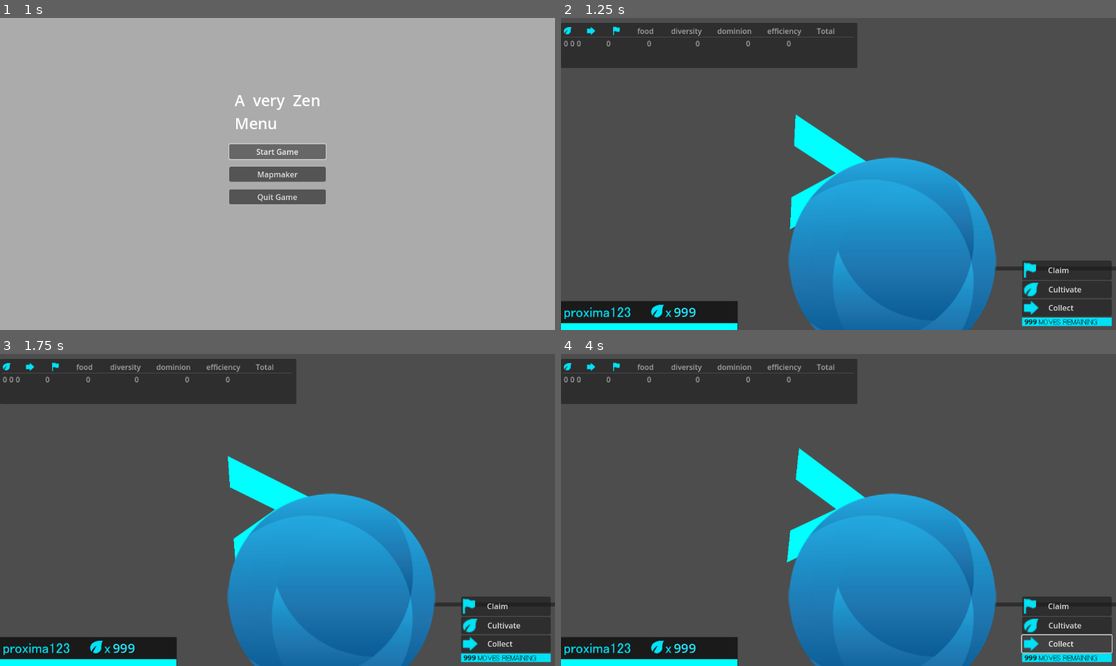
Above: before the commit, frames 1-4 (two rows, left to right).
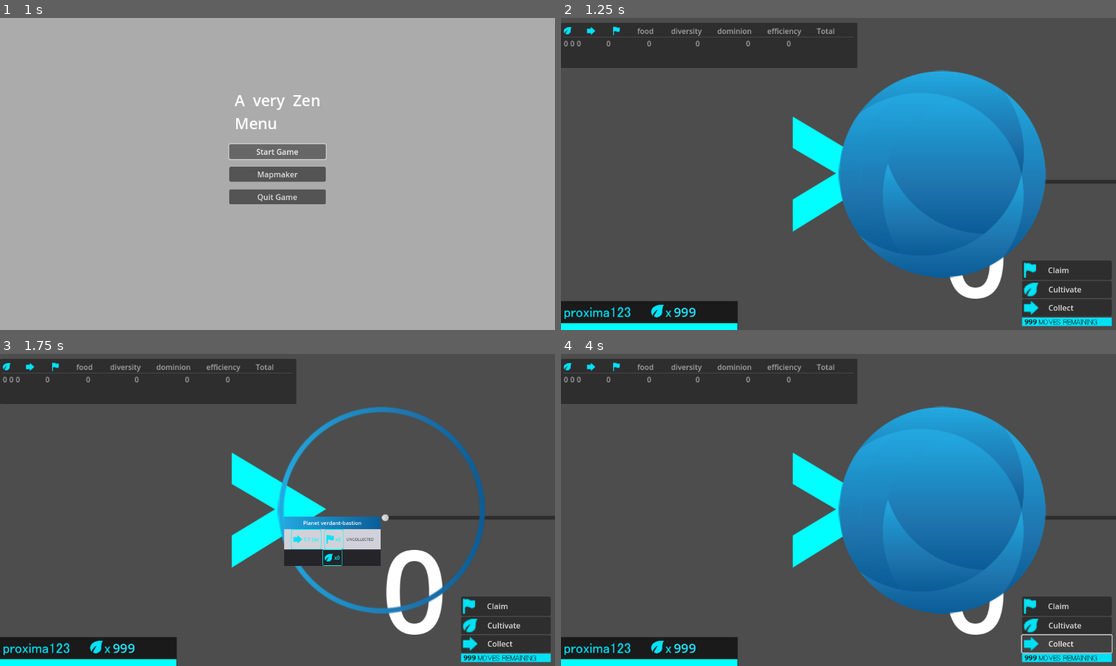
Above: after the commit, the same moments.

Repository: phyto99/Centauri
Game: Godot game, scene res://menu.tscn
Same seed, same stepped clock (60 frames per second), same inputs: the game is played once before the commit and once after it. Sound files missing from this copy of the repository are replaced by a short silence.
Inputs (mouse positions are in pixels of both pictures, inside the frame that each line leads up to):
- Up to frame 1 (1 s): click "Start Game" at 0.5 s
- Up to frame 2 (1.25 s): no input
- Up to frame 3 (1.75 s): tap Enter at 1.25 s; drag from (333, 597) to (277, 510) at 1.27 s
- Up to frame 4 (4 s): click "Claim" at 2 s; click "Cultivate" at 2.75 s; click "Collect" at 3.5 s

Frame 1 is identical in both runs. In frame 2, 27% of the frame differs, in the area x 40-100%, y 16-100%; in frame 3, 19%; in frame 4, 27%.

Commit message:
fix: land on contact always, remove thrusting exception
Landing:
- Ship Area2D (mask=2) fires body_entered on any planet contact
- Stores landing_offset = surface_radius direction from planet center
- _physics_process locks global_position + zeroes velocity each frame
- Rotation still free from player input

Detach:
- Thrust while landed → _detach(): inherit planet linear_velocity
  + tangential from angular_velocity * radius, then clear landed_planet

Gravity skips ships that are already landed (planet owns their position)

Ships: collision_mask=1 only — no physics collision with planets at all;
Area2D is the sole contact detector

Co-Authored-By: Claude Sonnet 4.6 <noreply@anthropic.com>

Diff:
--- a/PlanetBuilder.gd
+++ b/PlanetBuilder.gd
@@ -149,6 +149,8 @@
 	for ship in get_tree().get_nodes_in_group("players"):
 		if not is_instance_valid(ship):
 			continue
+		if ship.get("landed_planet") != null:
+			continue   # planet manages position directly; skip gravity
 		var to_planet: Vector2 = global_position - ship.global_position
 		var dist: float = to_planet.length()
 		if dist < 1.0:
--- a/player.gd
+++ b/player.gd
@@ -18,20 +18,24 @@
 @onready var thrust_sprite = $ThrustSprite
 @onready var fuel_bar      = $CanvasLayer/FuelBar
 
-var thrust        := Vector2.ZERO
-var rotation_dir  := 0
-var state         := IDLE
-var current_fuel  : float = 0.0
-var food_amount   : float = 0.0
+var thrust       := Vector2.ZERO
+var rotation_dir: float = 0.0
+var state        := IDLE
+var current_fuel: float = 0.0
+var food_amount:  float = 0.0
 
 # Landing state
-var landed_planet             : Node    = null
-var landing_offset            : Vector2 = Vector2.ZERO
-var planet_rotation_at_landing: float   = 0.0
+var landed_planet: Node = null
+var landing_offset: Vector2 = Vector2.ZERO
+var planet_rotation_at_landing: float = 0.0
 
 var team_colors := [
-	Color(0, 1, 1),   Color(1, 0, 1),   Color(0, 1, 0),
-	Color(1, 1, 0),   Color(0, 0, 1),   Color(1, 0, 0),
+	Color(0, 1, 1),
+	Color(1, 0, 1),
+	Color(0, 1, 0),
+	Color(1, 1, 0),
+	Color(0, 0, 1),
+	Color(1, 0, 0),
 	Color(0, 0.5, 0),
 ]
 
@@ -40,45 +44,45 @@
 	current_fuel  = max_fuel
 	gravity_scale = 0.0
 	collision_layer = 1
-	collision_mask  = 3
+	collision_mask  = 1   # ships never physically collide with planets; Area2D handles detection
 	set_team_color(team_id)
 	add_to_group("players")
-	_setup_landing_area()
+	_setup_land_detector()
 	if not is_instance_valid(fuel_bar):
 		_create_fuel_bar()
 
-func _setup_landing_area() -> void:
-	var area  := Area2D.new()
+func _setup_land_detector() -> void:
+	var area := Area2D.new()
 	area.collision_layer = 0
-	area.collision_mask  = 2
+	area.collision_mask  = 2   # detect planet bodies (layer 2)
 	var shape := CollisionShape2D.new()
 	var circle := CircleShape2D.new()
 	circle.radius = 28.0
 	shape.shape = circle
 	area.add_child(shape)
 	add_child(area)
-	area.body_entered.connect(_on_landing_area_entered)
-	area.body_exited.connect(_on_landing_area_exited)
+	area.body_entered.connect(_on_planet_contact)
 
-func _on_landing_area_entered(body: Node) -> void:
-	if body.is_in_group("planets") and landed_planet == null:
-		_land_on(body)
-
-func _on_landing_area_exited(body: Node) -> void:
-	if body == landed_planet:
-		landed_planet = null
-
-func _land_on(planet: Node) -> void:
-	landed_planet              = planet
-	landing_offset             = global_position - planet.global_position
-	planet_rotation_at_landing = planet.rotation
+func _on_planet_contact(body: Node) -> void:
+	if not body.is_in_group("planets"):
+		return
+	if landed_planet != null:
+		return
+	if Input.is_action_pressed("thrust"):
+		return
+	landed_planet = body
+	var to_ship: Vector2 = global_position - body.global_position
+	landing_offset = to_ship.normalized() * body.surface_radius
+	planet_rotation_at_landing = body.rotation
 
 func _detach() -> void:
 	if landed_planet == null:
 		return
-	var spin_vel: Vector2 = Vector2.from_angle(landing_offset.angle() + PI / 2.0) \
-		* landed_planet.angular_velocity * landing_offset.length()
-	linear_velocity = landed_planet.linear_velocity + spin_vel
+	var rot_delta: float = landed_planet.rotation - planet_rotation_at_landing
+	var r: float = landing_offset.length()
+	var current_angle: float = landing_offset.angle() + rot_delta
+	var tangential: Vector2 = Vector2.from_angle(current_angle + PI / 2.0) * landed_planet.angular_velocity * r
+	linear_velocity = landed_planet.linear_velocity + tangential
 	landed_planet = null
 
 func set_team_color(id: int) -> void:
@@ -102,7 +106,7 @@
 			camera.zoom *= 1.0 - zoom_speed
 
 func get_input() -> void:
-	thrust       = Vector2.ZERO
+	thrust = Vector2.ZERO
 	rotation_dir = Input.get_axis("rotate_left", "rotate_right")
 
 	if Input.is_action_pressed("thrust") and has_fuel():
@@ -110,10 +114,8 @@
 			_detach()
 		thrust = transform.x * engine_power
 		change_state(MOVING)
-		set_collision_mask_value(2, false)
 	else:
 		change_state(IDLE)
-		set_collision_mask_value(2, true)
 
 func has_fuel() -> bool:
 	return current_fuel > 0.0
@@ -133,7 +135,7 @@
 func update_fuel_bar() -> void:
 	if is_instance_valid(fuel_bar):
 		fuel_bar.size.x = 366.0 * (current_fuel / max_fuel)
-		fuel_bar.color  = Color(0, 1, 1)
+		fuel_bar.color   = Color(0, 1, 1)
 
 func collect_food(amount: float) -> void:
 	food_amount += amount
@@ -144,11 +146,11 @@
 
 func _physics_process(_delta: float) -> void:
 	if landed_planet != null and is_instance_valid(landed_planet):
-		var delta_rot: float = landed_planet.rotation - planet_rotation_at_landing
-		global_position = landed_planet.global_position + landing_offset.rotated(delta_rot)
-		linear_velocity = Vector2.ZERO
-		constant_force  = Vector2.ZERO
-		constant_torque = rotation_dir * spin_power
+		var rot_delta: float = landed_planet.rotation - planet_rotation_at_landing
+		global_position = landed_planet.global_position + landing_offset.rotated(rot_delta)
+		linear_velocity  = landed_planet.linear_velocity
+		constant_force   = Vector2.ZERO
+		constant_torque  = rotation_dir * spin_power
 		return
 
 	constant_force  = thrust
